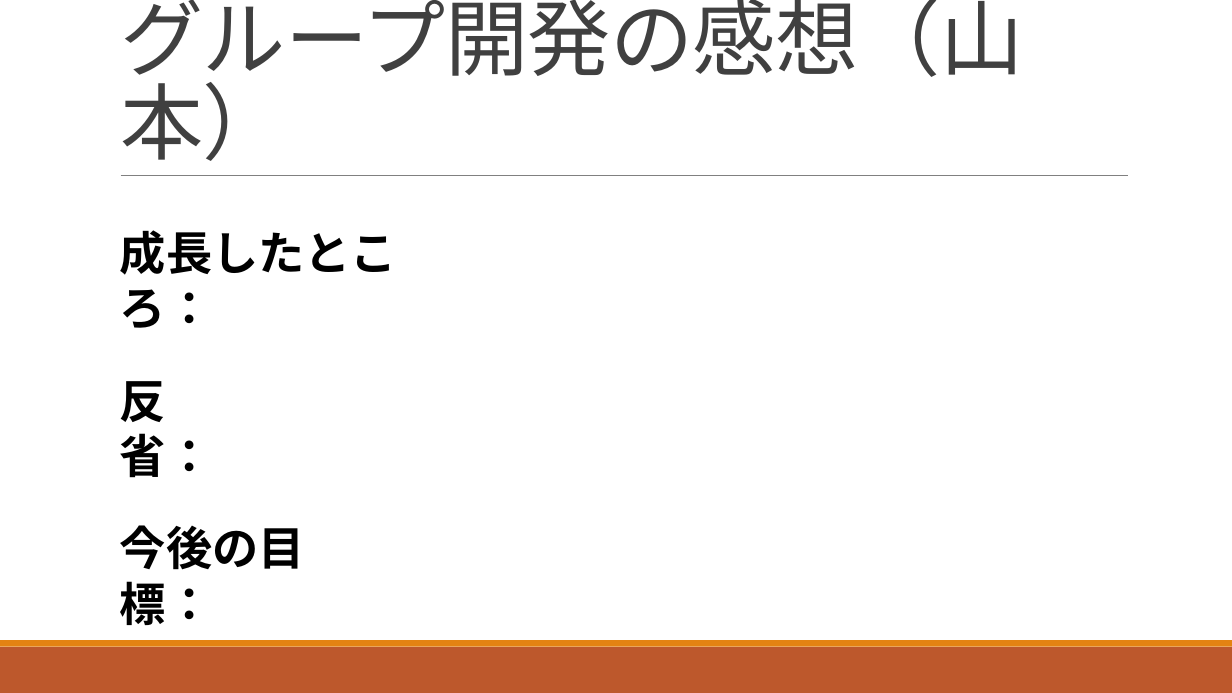
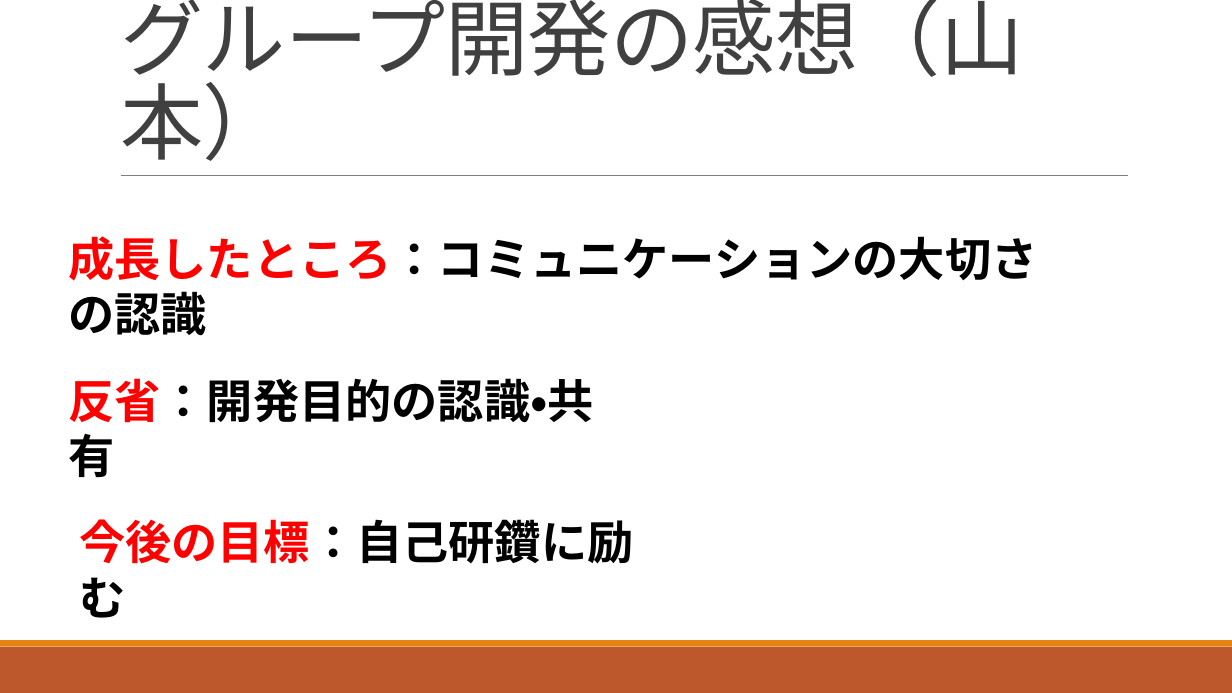
Before and after one commit to ShunjiYamamoto/groupA, a slide deck: slide 16 of 9.発表資料/グループ開発_Aグループ発表資料.pptx. Drawn at 1232x693 pixels with LibreOffice and Linux fonts; fonts in the diff are those of the drawing. Boxes give left, top, right and bottom in pixels: in the first picture for what was removed or moved away, otherwise in the second. Text is boxed around its words. In the diff, an @@ line names an element or a change of style, - is before the commit and + after.

```diff
--- a/9.発表資料/グループ開発_Aグループ発表資料.pptx
+++ b/9.発表資料/グループ開発_Aグループ発表資料.pptx
@@ text at <box>68,236,1037,336</box>: text changed @@
-成長したところ：
+成長したところ：コミュニケーションの大切さの認識
@@ text at <box>68,378,594,423</box>: text changed @@
-反省：
+反省：開発目的の認識・共有
@@ text at <box>79,519,633,564</box>: text changed @@
-今後の目標：
+今後の目標：自己研鑽に励む
```
Also in this commit, not shown: 7 other slides changed, 2 slides added, 1 slide removed.
